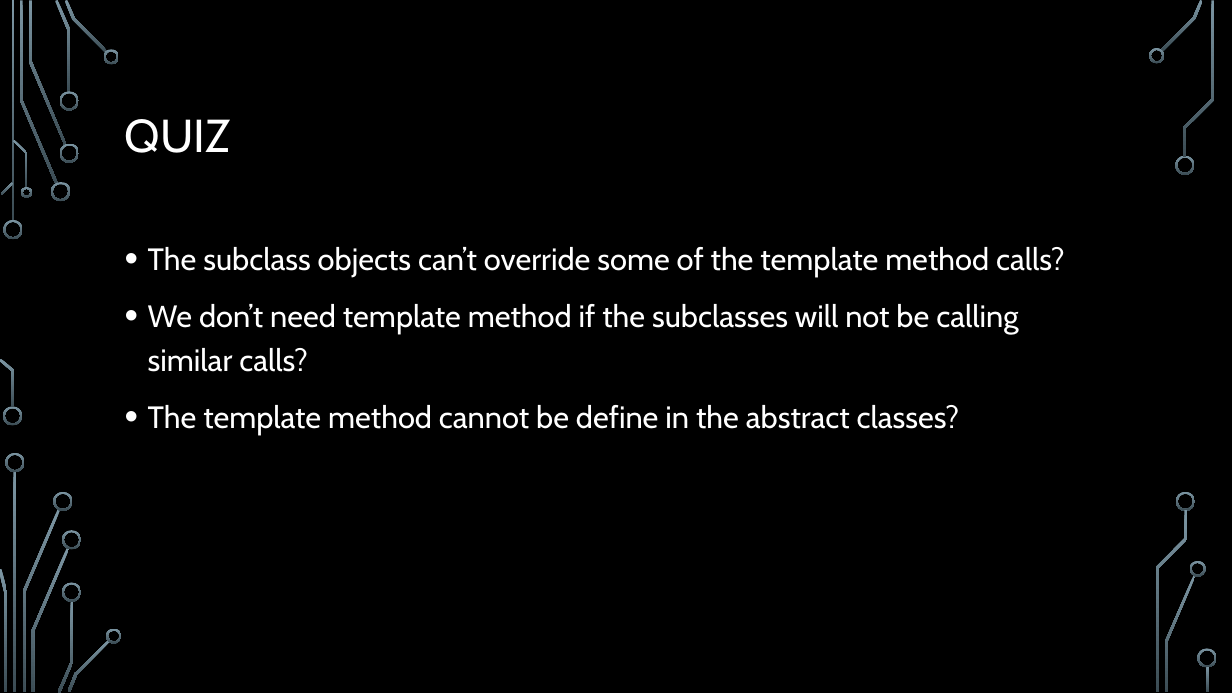
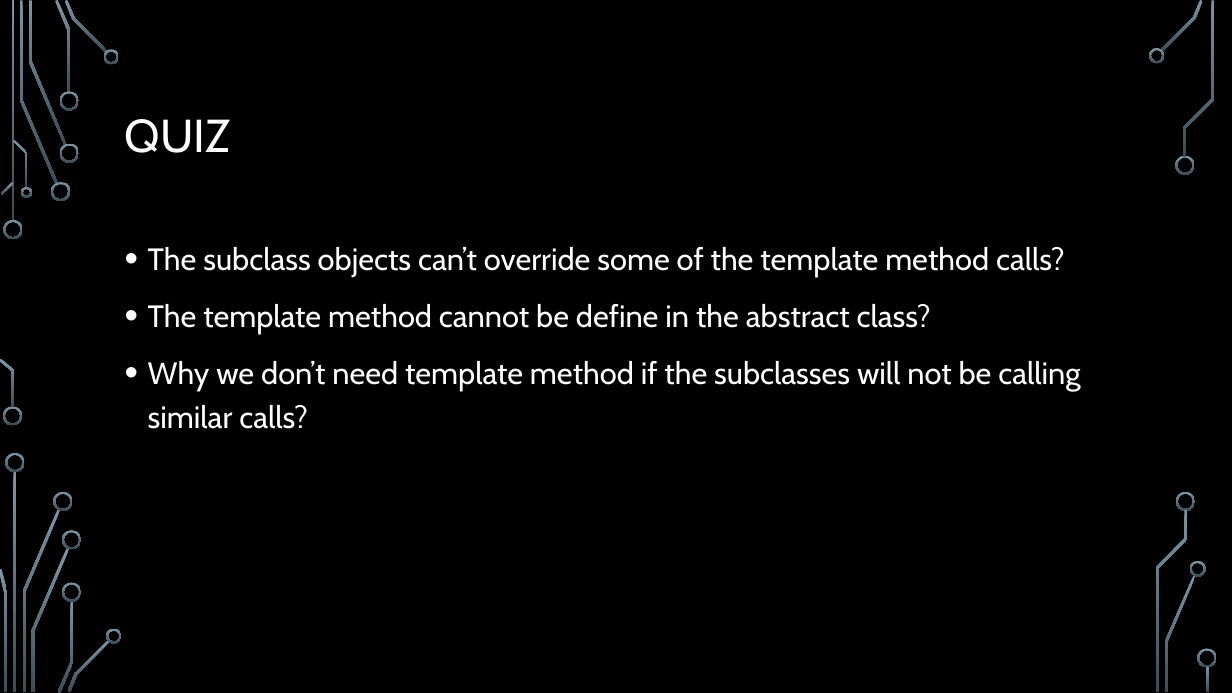
Before and after one commit to RedwanAlbadawi/CS5551_ASE, a slide deck: slide 6 of Design Patterns/Template Design Pattern.pptx. Drawn at 1232x693 pixels with LibreOffice and Linux fonts; fonts in the diff are those of the drawing; background and template pictures are left out. Boxes give left, top, right and bottom in pixels: in the first picture for what was removed or moved away, otherwise in the second. Text is boxed around its words. In the diff, an @@ line names an element or a change of style, - is before the commit and + after.

Commit message:
Template Design Pattern

```diff
--- a/Design Patterns/Template Design Pattern.pptx
+++ b/Design Patterns/Template Design Pattern.pptx
@@ text at [148, 304, 1080, 429]: text changed @@
-• We don’t need template method if the subclasses will not be calling similar calls?
-• The template method cannot be define in the abstract classes?
+• The template method cannot be define in the abstract class?
+• Why we don’t need template method if the subclasses will not be calling similar calls?
```
